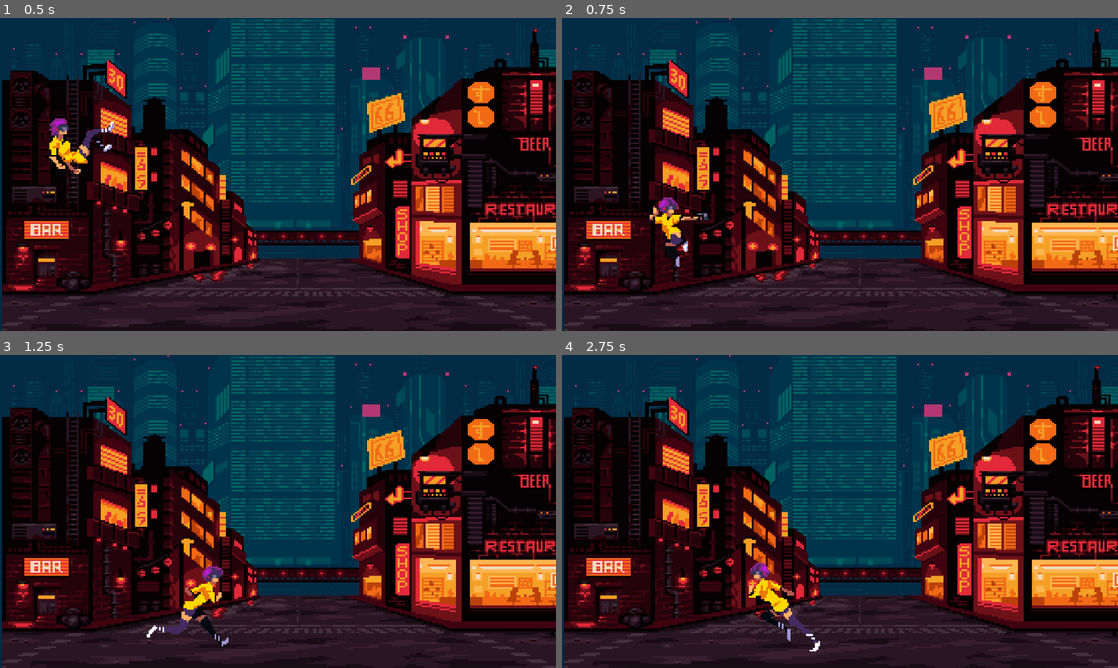
Above: before the commit, frames 1-4 (two rows, left to right).
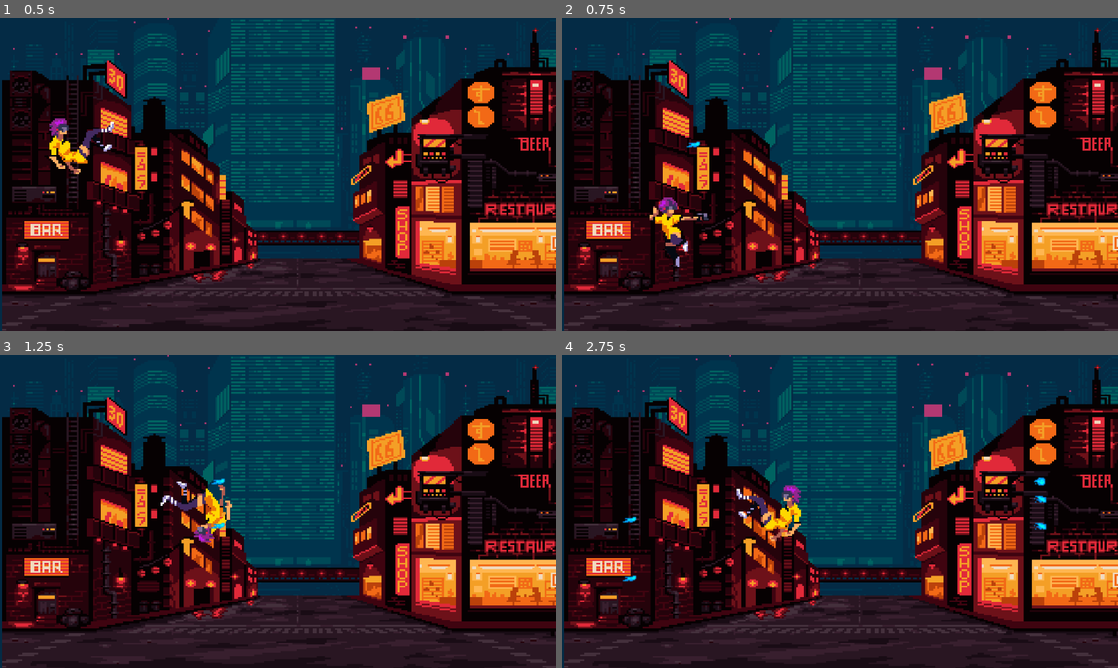
Above: after the commit, the same moments.

Repository: Hyuan02/GodotIntroGame
Game: Godot game, scene res://MainScene.tscn
Two runs of this game, one before a commit and one after it. Both use one fixed random seed, a clock stepped at 60 frames per second and the inputs below.
Inputs:
- Up to frame 1 (0.5 s): no input
- Up to frame 2 (0.75 s): hold Right from 0.53 s (still down); hold Z from 0.53 s (still down)
- Up to frame 3 (1.25 s): keep holding Right; keep holding Z; tap Space at 0.77, 0.8, 1.07 s
- Up to frame 4 (2.75 s): release Z at 1.28 s; tap Space at 1.35, 1.52, 1.82, 2.3 s; tap Z at 1.55 s; release Right at 2.03 s; hold Left from 2.03 s (still down); hold Z from 2.03 s (still down)

Frame 1 is identical in both runs. In frame 2, less than 0.1% of the frame differs, in the area x 22-25%, y 39-42%; in frame 3, 1.7%; in frame 4, 2.0%, in the area x 10-88%, y 39-95%.

Commit message:
controls fix

Diff:
--- a/AnimatedSprite.gd
+++ b/AnimatedSprite.gd
@@ -34,19 +34,19 @@
 
 
 func checkControls():
+		if(Input.is_key_pressed(KEY_SPACE)):
+			if(bodyNode.is_on_floor()):
+				motion.y = velocityY
+		if(Input.is_key_pressed(KEY_Z)):
+			if(!shooting):
+				shooting = true
+				shootBullet()
 		if(Input.is_key_pressed(KEY_RIGHT)):
 			motion.x = velocityX
 			direction = direction.abs()
 		elif(Input.is_key_pressed(KEY_LEFT)):
 			motion.x = -velocityX
 			direction = -direction.abs()
-		elif(Input.is_key_pressed(KEY_SPACE)):
-			if(bodyNode.is_on_floor()):
-				motion.y = velocityY
-		elif(Input.is_key_pressed(KEY_Z)):
-			if(!shooting):
-				shooting = true
-				shootBullet()
 		else:
 			motion.x = 0
 		pass
--- a/MainScene.tscn
+++ b/MainScene.tscn
@@ -6,27 +6,27 @@
 [ext_resource path="res://warped city files/warped city files/SPRITES/player/idle/idle-2.png" type="Texture" id=4]
 [ext_resource path="res://warped city files/warped city files/SPRITES/player/idle/idle-3.png" type="Texture" id=5]
 [ext_resource path="res://warped city files/warped city files/SPRITES/player/idle/idle-4.png" type="Texture" id=6]
-[ext_resource path="res://warped city files/warped city files/SPRITES/player/jump/jump-1.png" type="Texture" id=7]
-[ext_resource path="res://warped city files/warped city files/SPRITES/player/jump/jump-2.png" type="Texture" id=8]
-[ext_resource path="res://warped city files/warped city files/SPRITES/player/jump/jump-3.png" type="Texture" id=9]
-[ext_resource path="res://warped city files/warped city files/SPRITES/player/jump/jump-4.png" type="Texture" id=10]
-[ext_resource path="res://warped city files/warped city files/SPRITES/player/run/run-8.png" type="Texture" id=11]
-[ext_resource path="res://warped city files/warped city files/SPRITES/player/run/run-1.png" type="Texture" id=12]
-[ext_resource path="res://warped city files/warped city files/SPRITES/player/run/run-2.png" type="Texture" id=13]
-[ext_resource path="res://warped city files/warped city files/SPRITES/player/run/run-3.png" type="Texture" id=14]
-[ext_resource path="res://warped city files/warped city files/SPRITES/player/run/run-4.png" type="Texture" id=15]
-[ext_resource path="res://warped city files/warped city files/SPRITES/player/run/run-5.png" type="Texture" id=16]
-[ext_resource path="res://warped city files/warped city files/SPRITES/player/run/run-6.png" type="Texture" id=17]
-[ext_resource path="res://warped city files/warped city files/SPRITES/player/run/run-7.png" type="Texture" id=18]
-[ext_resource path="res://warped city files/warped city files/SPRITES/player/run-shoot/run-shoot-1.png" type="Texture" id=19]
-[ext_resource path="res://warped city files/warped city files/SPRITES/player/run-shoot/run-shoot-2.png" type="Texture" id=20]
-[ext_resource path="res://warped city files/warped city files/SPRITES/player/run-shoot/run-shoot-3.png" type="Texture" id=21]
-[ext_resource path="res://warped city files/warped city files/SPRITES/player/run-shoot/run-shoot-4.png" type="Texture" id=22]
-[ext_resource path="res://warped city files/warped city files/SPRITES/player/run-shoot/run-shoot-5.png" type="Texture" id=23]
-[ext_resource path="res://warped city files/warped city files/SPRITES/player/run-shoot/run-shoot-6.png" type="Texture" id=24]
-[ext_resource path="res://warped city files/warped city files/SPRITES/player/run-shoot/run-shoot-7.png" type="Texture" id=25]
-[ext_resource path="res://warped city files/warped city files/SPRITES/player/run-shoot/run-shoot-8.png" type="Texture" id=26]
-[ext_resource path="res://warped city files/warped city files/SPRITES/player/shoot/shoot.png" type="Texture" id=27]
+[ext_resource path="res://warped city files/warped city files/SPRITES/player/shoot/shoot.png" type="Texture" id=7]
+[ext_resource path="res://warped city files/warped city files/SPRITES/player/jump/jump-1.png" type="Texture" id=8]
+[ext_resource path="res://warped city files/warped city files/SPRITES/player/jump/jump-2.png" type="Texture" id=9]
+[ext_resource path="res://warped city files/warped city files/SPRITES/player/jump/jump-3.png" type="Texture" id=10]
+[ext_resource path="res://warped city files/warped city files/SPRITES/player/jump/jump-4.png" type="Texture" id=11]
+[ext_resource path="res://warped city files/warped city files/SPRITES/player/run-shoot/run-shoot-1.png" type="Texture" id=12]
+[ext_resource path="res://warped city files/warped city files/SPRITES/player/run-shoot/run-shoot-2.png" type="Texture" id=13]
+[ext_resource path="res://warped city files/warped city files/SPRITES/player/run-shoot/run-shoot-3.png" type="Texture" id=14]
+[ext_resource path="res://warped city files/warped city files/SPRITES/player/run-shoot/run-shoot-4.png" type="Texture" id=15]
+[ext_resource path="res://warped city files/warped city files/SPRITES/player/run-shoot/run-shoot-5.png" type="Texture" id=16]
+[ext_resource path="res://warped city files/warped city files/SPRITES/player/run-shoot/run-shoot-6.png" type="Texture" id=17]
+[ext_resource path="res://warped city files/warped city files/SPRITES/player/run-shoot/run-shoot-7.png" type="Texture" id=18]
+[ext_resource path="res://warped city files/warped city files/SPRITES/player/run-shoot/run-shoot-8.png" type="Texture" id=19]
+[ext_resource path="res://warped city files/warped city files/SPRITES/player/run/run-8.png" type="Texture" id=20]
+[ext_resource path="res://warped city files/warped city files/SPRITES/player/run/run-1.png" type="Texture" id=21]
+[ext_resource path="res://warped city files/warped city files/SPRITES/player/run/run-2.png" type="Texture" id=22]
+[ext_resource path="res://warped city files/warped city files/SPRITES/player/run/run-3.png" type="Texture" id=23]
+[ext_resource path="res://warped city files/warped city files/SPRITES/player/run/run-4.png" type="Texture" id=24]
+[ext_resource path="res://warped city files/warped city files/SPRITES/player/run/run-5.png" type="Texture" id=25]
+[ext_resource path="res://warped city files/warped city files/SPRITES/player/run/run-6.png" type="Texture" id=26]
+[ext_resource path="res://warped city files/warped city files/SPRITES/player/run/run-7.png" type="Texture" id=27]
 [ext_resource path="res://AnimatedSprite.gd" type="Script" id=28]
 
 [sub_resource type="SpriteFrames" id=1]
@@ -36,24 +36,24 @@
 "name": "Idle",
 "speed": 5.0
 }, {
-"frames": [ ExtResource( 7 ), ExtResource( 8 ), ExtResource( 9 ), ExtResource( 10 ) ],
+"frames": [ ExtResource( 7 ) ],
+"loop": true,
+"name": "Shoot",
+"speed": 5.0
+}, {
+"frames": [ ExtResource( 8 ), ExtResource( 9 ), ExtResource( 10 ), ExtResource( 11 ) ],
 "loop": true,
 "name": "Jump",
 "speed": 5.0
 }, {
-"frames": [ ExtResource( 11 ), ExtResource( 12 ), ExtResource( 13 ), ExtResource( 14 ), ExtResource( 15 ), ExtResource( 16 ), ExtResource( 17 ), ExtResource( 18 ) ],
-"loop": true,
-"name": "Run",
-"speed": 5.0
-}, {
-"frames": [ ExtResource( 19 ), ExtResource( 20 ), ExtResource( 21 ), ExtResource( 22 ), ExtResource( 23 ), ExtResource( 24 ), ExtResource( 25 ), ExtResource( 26 ) ],
+"frames": [ ExtResource( 12 ), ExtResource( 13 ), ExtResource( 14 ), ExtResource( 15 ), ExtResource( 16 ), ExtResource( 17 ), ExtResource( 18 ), ExtResource( 19 ) ],
 "loop": true,
 "name": "Run_Shoot",
 "speed": 5.0
 }, {
-"frames": [ ExtResource( 27 ) ],
+"frames": [ ExtResource( 20 ), ExtResource( 21 ), ExtResource( 22 ), ExtResource( 23 ), ExtResource( 24 ), ExtResource( 25 ), ExtResource( 26 ), ExtResource( 27 ) ],
 "loop": true,
-"name": "Shoot",
+"name": "Run",
 "speed": 5.0
 } ]
 
@@ -98,6 +98,7 @@
 [node name="Player" type="AnimatedSprite" parent="KinematicBody2D"]
 frames = SubResource( 1 )
 animation = "Idle"
+frame = 2
 playing = true
 centered = false
 script = ExtResource( 28 )
